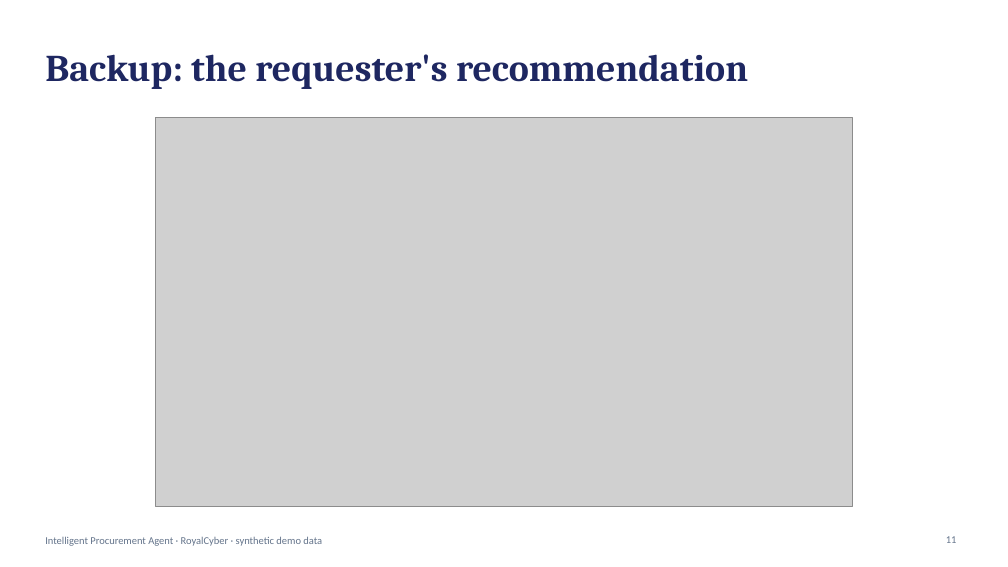
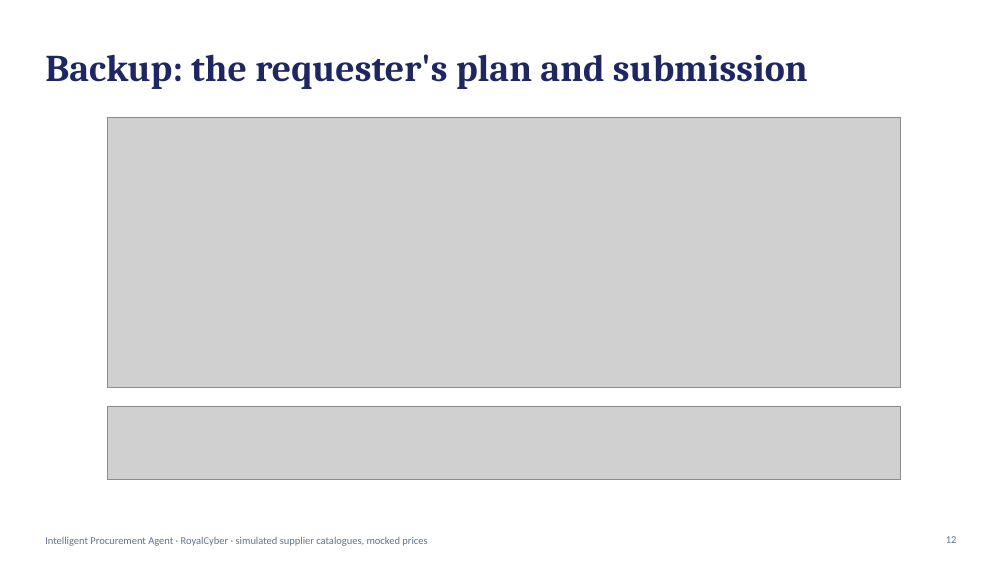
Before and after one commit to Madhukar07565/intelligent-procurement-agent, a slide deck: slide 12 of docs/presentation/Intelligent-Procurement-Agent.pptx (slide 11 before the commit). Drawn at 1008x567 pixels with LibreOffice and Linux fonts; fonts in the diff are those of the drawing; grey boxes stand for pictures. Boxes give left, top, right and bottom in pixels: in the first picture for what was removed or moved away, otherwise in the second. Text is boxed around its words. In the diff, an @@ line names an element or a change of style, - is before the commit and + after.

Commit message:
Update architecture diagrams, docs and deck for one approval request and PO per supplier

```diff
--- a/docs/presentation/Intelligent-Procurement-Agent.pptx
+++ b/docs/presentation/Intelligent-Procurement-Agent.pptx
@@ title at bbox=[45, 54, 808, 89]: text changed @@
-Backup: the requester's recommendation
+Backup: the requester's plan and submission
@@ picture: place and size @@
-picture at bbox=[156, 117, 853, 507]
+picture at bbox=[107, 117, 901, 387]
@@ picture added at bbox=[107, 406, 901, 479] @@
@@ text at bbox=[45, 536, 427, 546]: text changed @@
-Intelligent Procurement Agent · RoyalCyber · synthetic demo data
+Intelligent Procurement Agent · RoyalCyber · simulated supplier catalogues, mocked prices
```
Also in this commit, not shown: 9 other slides changed, 3 slides added, 2 slides removed, 20 other files.
